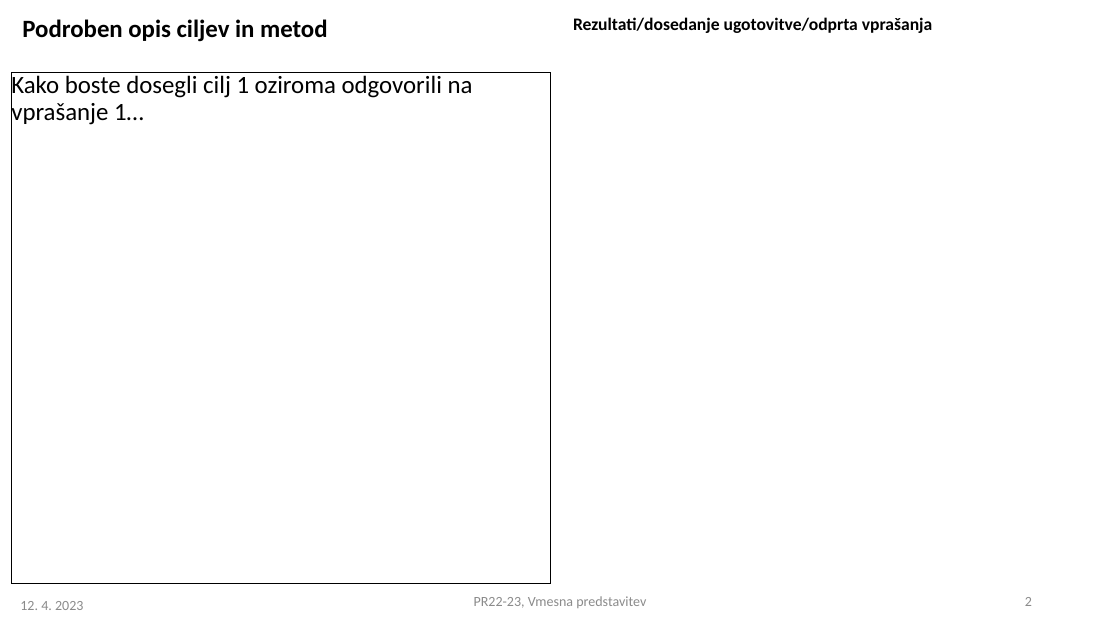
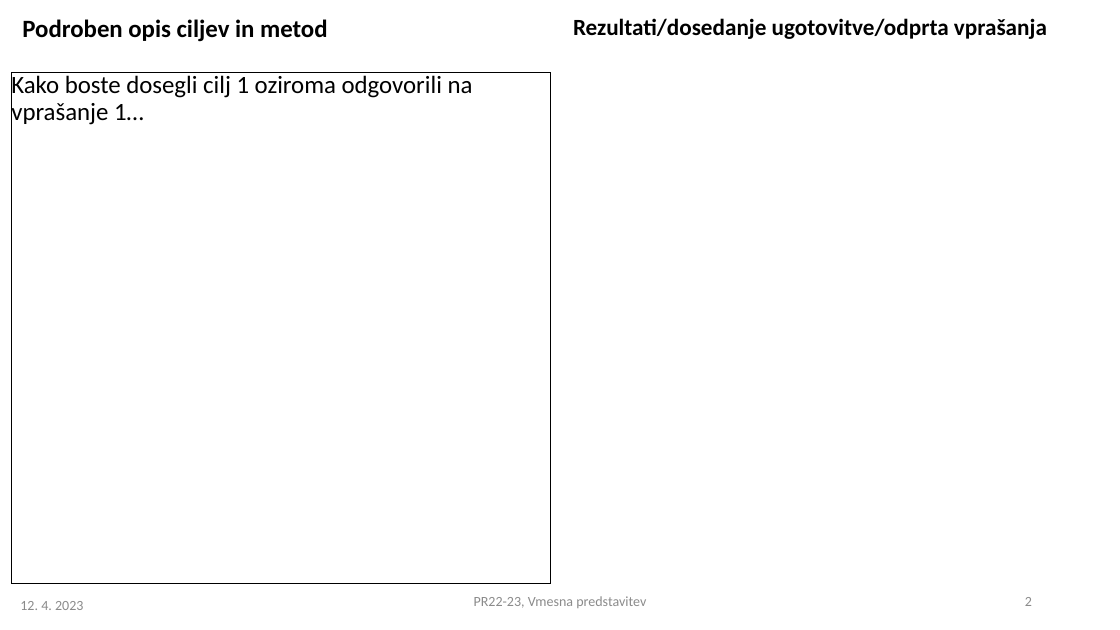
Before and after one commit to smoki599/PR22JKEVBMKLGSHJ, a slide deck: slide 2 of PR2022-23_vmesna_13.pptx. Drawn at 1120x630 pixels with LibreOffice and Linux fonts; fonts in the diff are those of the drawing. Boxes give left, top, right and bottom in pixels: in the first picture for what was removed or moved away, otherwise in the second. Text is boxed around its words. In the diff, an @@ line names an element or a change of style, - is before the commit and + after.

```diff
--- a/PR2022-23_vmesna_13.pptx
+++ b/PR2022-23_vmesna_13.pptx
@@ text "Rezultati/dosedanje ugotovitve/odprta vprašanja" at (x1=573, y1=18, x2=1047, y2=39): size 11.4 to 15 pt @@
```
Also in this commit, not shown: 1 other slide changed, 1 other file.
